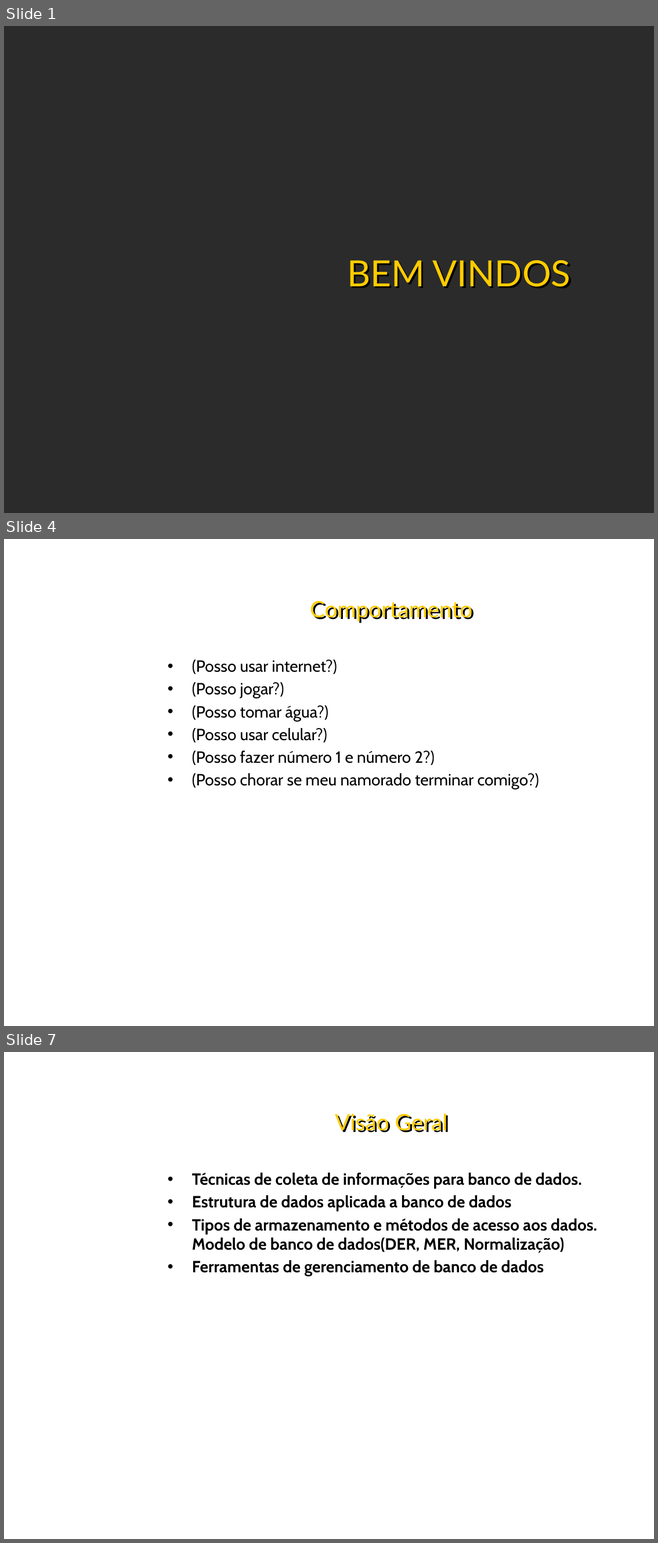
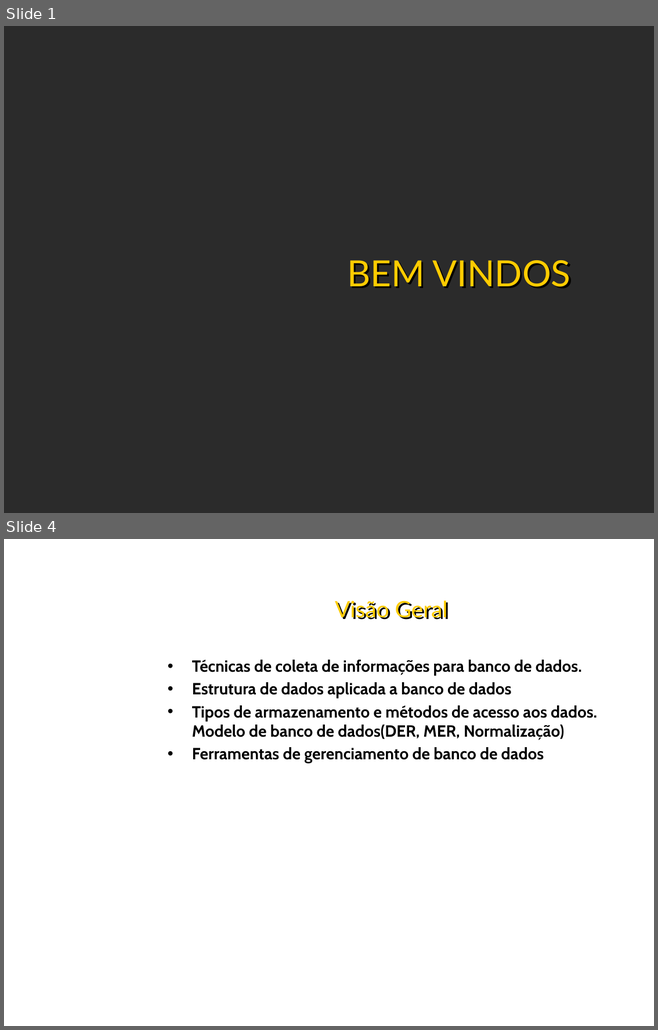
Before and after one commit to gitandreihirata/Aula-Banco-de-Dados, a slide deck: Banco de Dados.pptx. Shown one above the other, each under a label of ours: slides 1, 4 and 7 before the commit, slides 1 and 4 after it; the slides between them are not shown. The pictures are 658x1543 and 658x1030 pixels, drawn with LibreOffice and Linux fonts; fonts in the diff are those of the drawing; background and template pictures are left out; a plain dark background stands for a picture behind light text. Boxes give left, top, right and bottom in pixels: in the first picture for what was removed or moved away, otherwise in the second. Text is boxed around its words. In the diff, an @@ line names an element or a change of style, - is before the commit and + after.

```diff
--- a/Banco de Dados.pptx
+++ b/Banco de Dados.pptx
@@ slide 4 removed at [4,539,654,1026], background picture (left out) @@
@@ title removed at [310,601,472,622] @@
-Comportamento
@@ text removed at [192,660,539,790] @@
-• (Posso usar internet?)
-• (Posso jogar?)
-• (Posso tomar água?)
-• (Posso usar celular?)
-• (Posso fazer número 1 e número 2?)
-• (Posso chorar se meu namorado terminar comigo?)
@@ what was slide 7 is now slide 4 @@
```
Also in this commit, not shown: 2 slides changed, 2 other slides removed, 9 other files.
